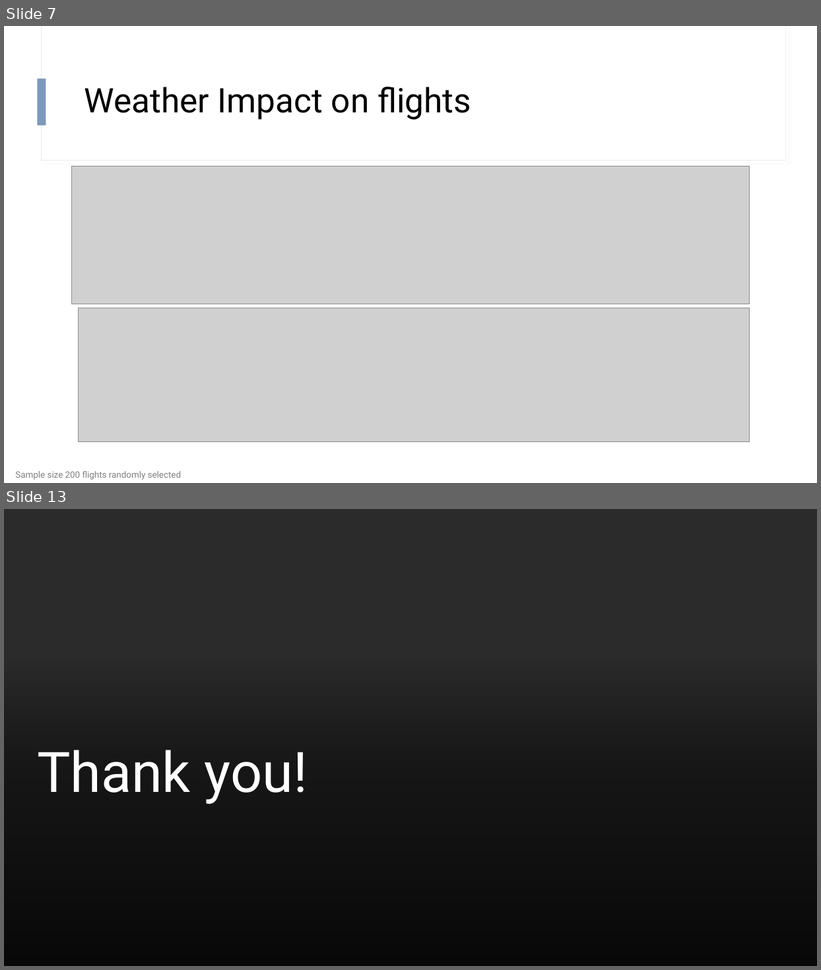
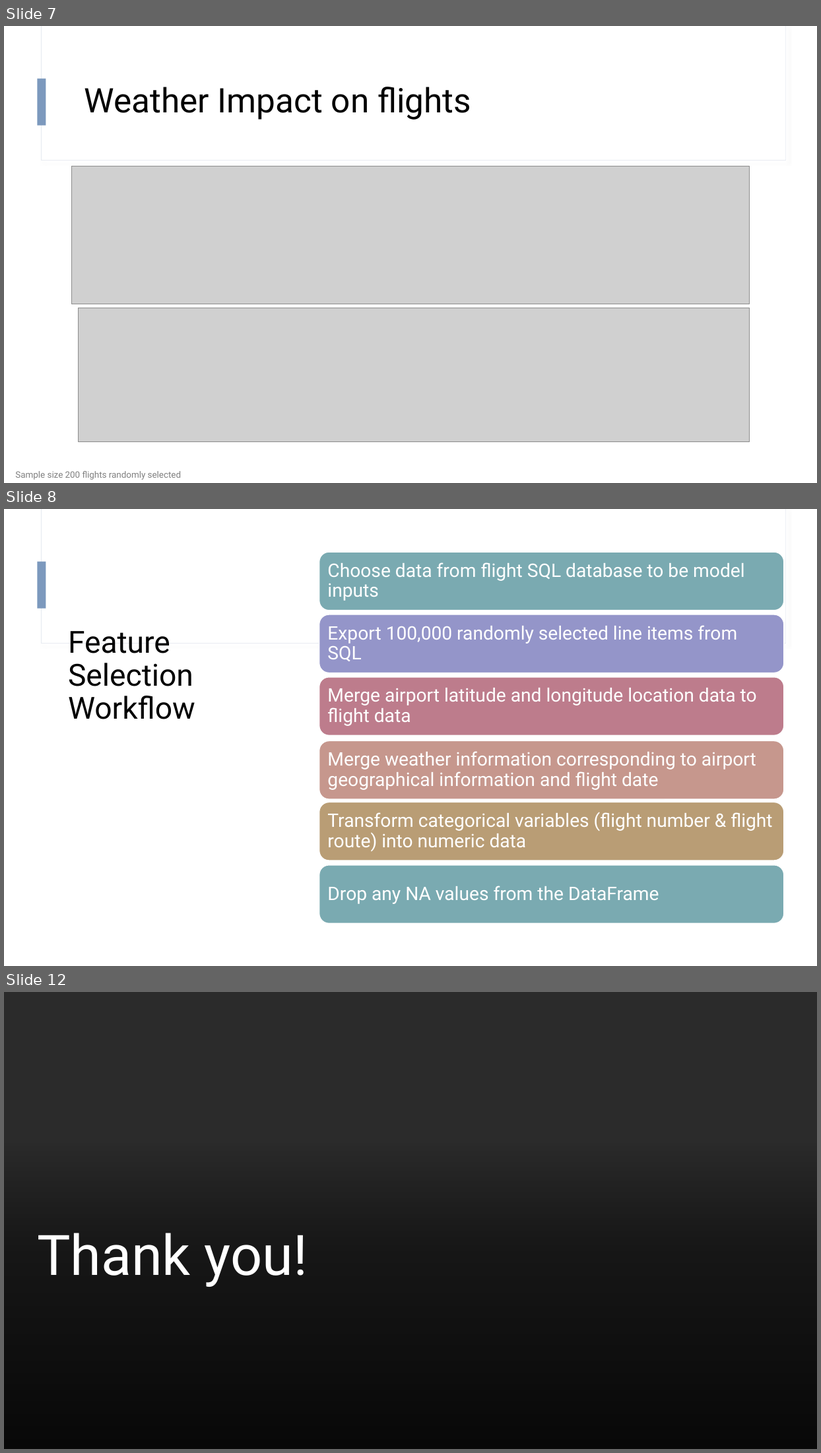
Before and after one commit to hapl/predict-flight-delays, a slide deck: output/presentation/Project_presentation_v2.pptx. Shown one above the other, each under a label of ours: slides 7 and 13 before the commit, slides 7, 8 and 12 after it; the slides between them are not shown. The pictures are 821x970 and 821x1453 pixels, drawn with LibreOffice and Linux fonts; fonts in the diff are those of the drawing; grey boxes stand for pictures; background and template pictures are left out; a plain dark background stands for a picture behind light text. Boxes give left, top, right and bottom in pixels: in the first picture for what was removed or moved away, otherwise in the second. Text is boxed around its words. In the diff, an @@ line names an element or a change of style, - is before the commit and + after.

```diff
--- a/output/presentation/Project_presentation_v2.pptx
+++ b/output/presentation/Project_presentation_v2.pptx
@@ slide 8 added at (x1=4, y1=509, x2=817, y2=966), background #FFFFFF; not listed: 3 template elements that a slide beside it also shows @@
@@ title added at (x1=68, y1=631, x2=195, y2=720), 36 pt, text #000000 @@
+Feature Selection Workflow
@@ group added at (x1=319, y1=553, x2=784, y2=923): 6 rounded rectangles, 6 texts @@
+Choose data from flight SQL database to be model inputs
+Export 100,000 randomly selected line items from SQL
+Merge airport latitude and longitude location data to flight data
+Merge weather information corresponding to airport geographical information and flight date
+Transform categorical variables (flight number & flight route) into numeric data
+Drop any NA values from the DataFrame
@@ what was slide 13 is now slide 12 @@
```
Also in this commit, not shown: 6 slides changed, 2 slides removed.
